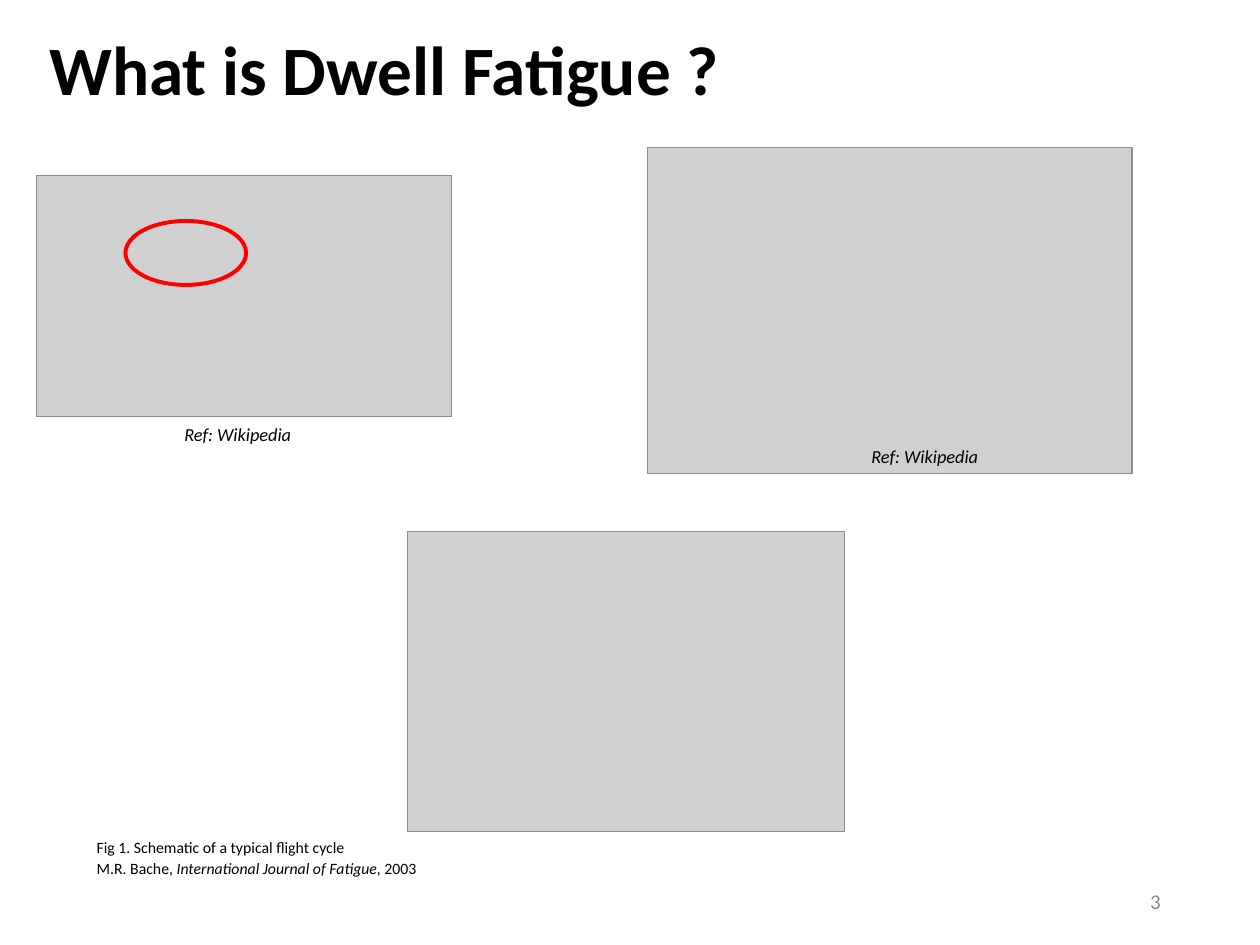
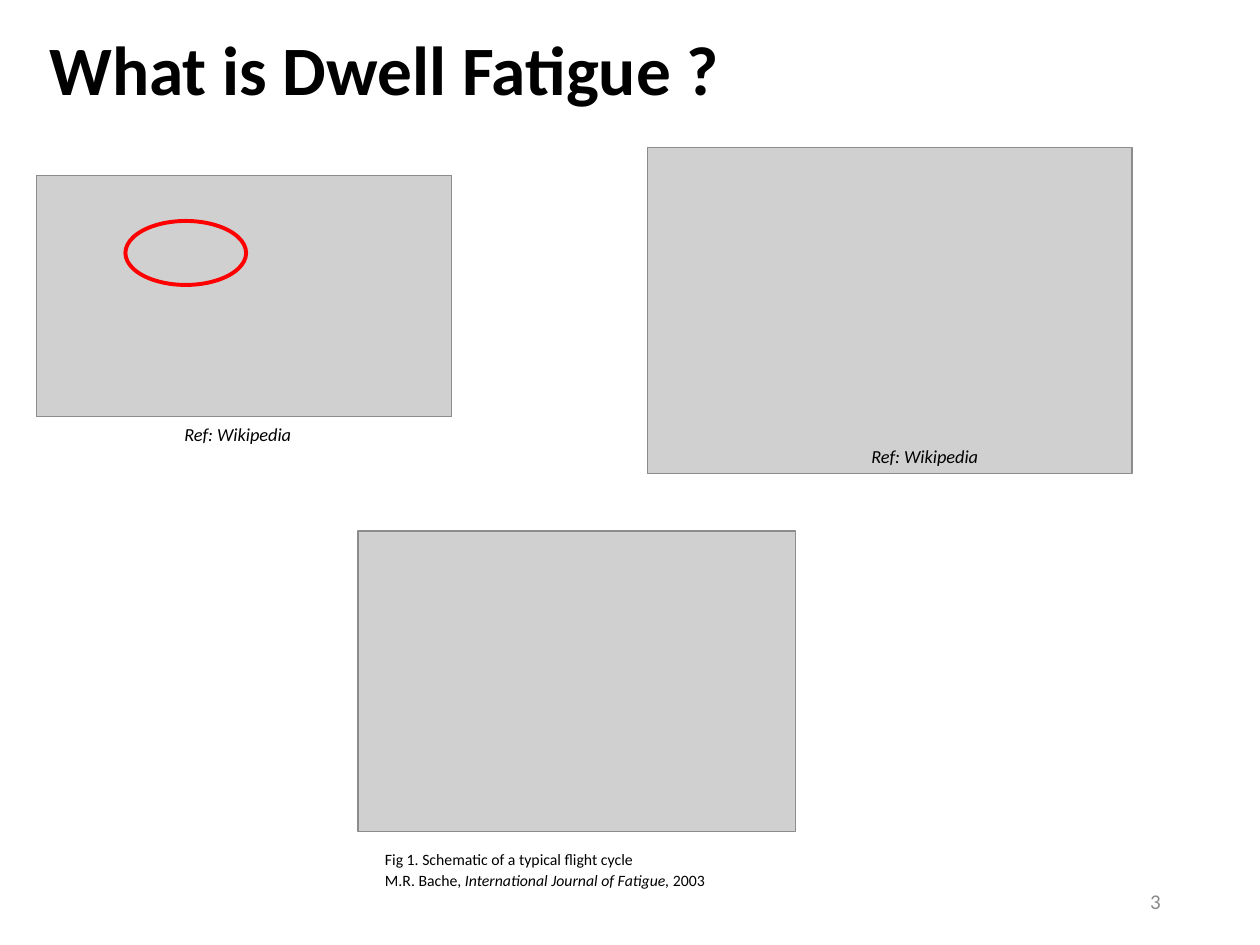
Before and after one commit to Sharanc25/Elements, a slide deck: slide 3 of Thesis/Comprehensive Exam/References/yazar.pptx. Drawn at 1260x945 pixels with LibreOffice and Linux fonts; fonts in the diff are those of the drawing; grey boxes stand for pictures. Boxes give left, top, right and bottom in pixels: in the first picture for what was removed or moved away, otherwise in the second. Text is boxed around its words. In the diff, an @@ line names an element or a change of style, - is before the commit and + after.

Commit message:
/ ‘Thesis/Comprehensive Exam/References/yazar.pptx’

```diff
--- a/Thesis/Comprehensive Exam/References/yazar.pptx
+++ b/Thesis/Comprehensive Exam/References/yazar.pptx
@@ picture: place and size @@
-picture at box(407, 532, 844, 832)
+picture at box(358, 532, 795, 832)
@@ text "Fig 1. Schematic of a ...": place and size @@
-text "Fig 1. Schematic of a ..." at box(97, 842, 416, 877)
+text "Fig 1. Schematic of a ..." at box(385, 854, 705, 889)
```
